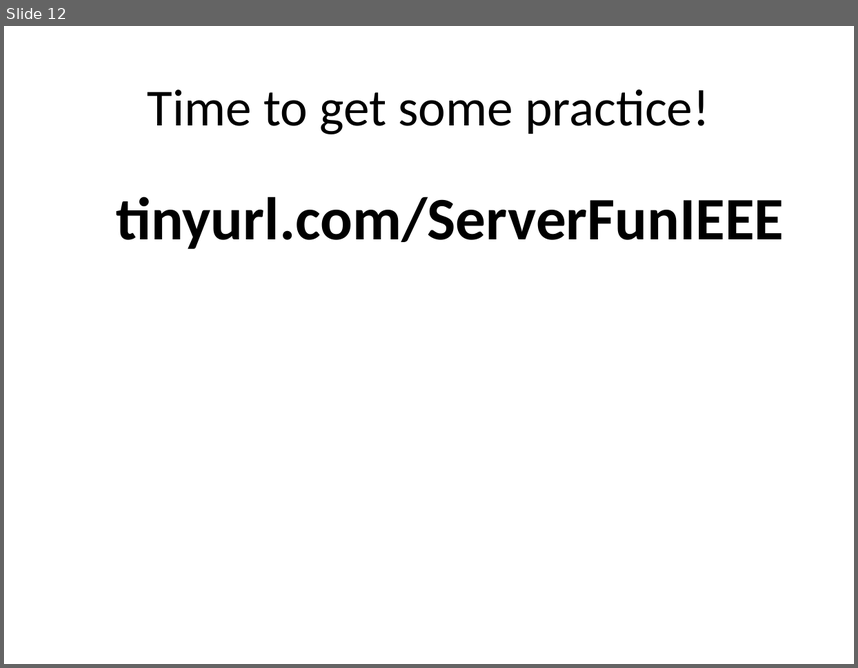
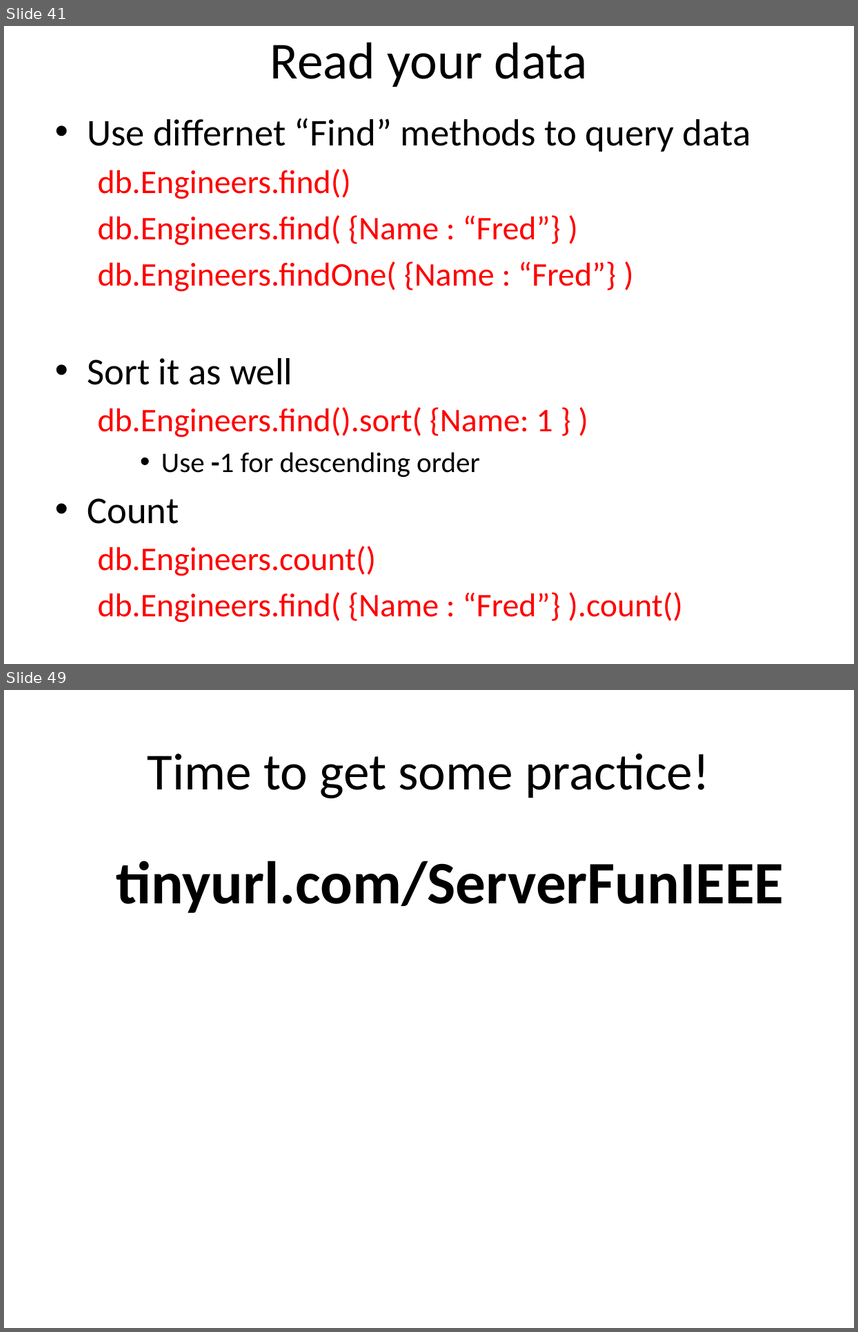
Before and after one commit to uwmadisonieee/Tutorials, a slide deck: Servers/Servers and Databases.pptx. Shown one above the other, each under a label of ours: slide 12 before the commit, slides 41 and 49 after it; the slides between them are not shown. The pictures are 858x668 and 858x1332 pixels, drawn with LibreOffice and Linux fonts; fonts in the diff are those of the drawing. Boxes give left, top, right and bottom in pixels: in the first picture for what was removed or moved away, otherwise in the second. Text is boxed around its words. In the diff, an @@ line names an element or a change of style, - is before the commit and + after.

```diff
--- a/Servers/Servers and Databases.pptx
+++ b/Servers/Servers and Databases.pptx
@@ slide 41 added at [4, 26, 854, 664], background #FFFFFF @@
@@ title added at [270, 42, 588, 87], 44 pt, text #000000 @@
+Read your data
@@ text added at [87, 118, 751, 622], 28 pt, text #FF0000 @@
+• Use differnet “Find” methods to query data
+  db.Engineers.find()
+  db.Engineers.find( {Name : “Fred”} )
+  db.Engineers.findOne( {Name : “Fred”} )
+• Sort it as well
+  db.Engineers.find().sort( {Name: 1 } )
+    • Use -1 for descending order
+• Count
+  db.Engineers.count()
+  db.Engineers.find( {Name : “Fred”} ).count()
@@ what was slide 12 is now slide 49 @@
```
Also in this commit, not shown: 3 slides changed, 36 other slides added, 1 other file.
